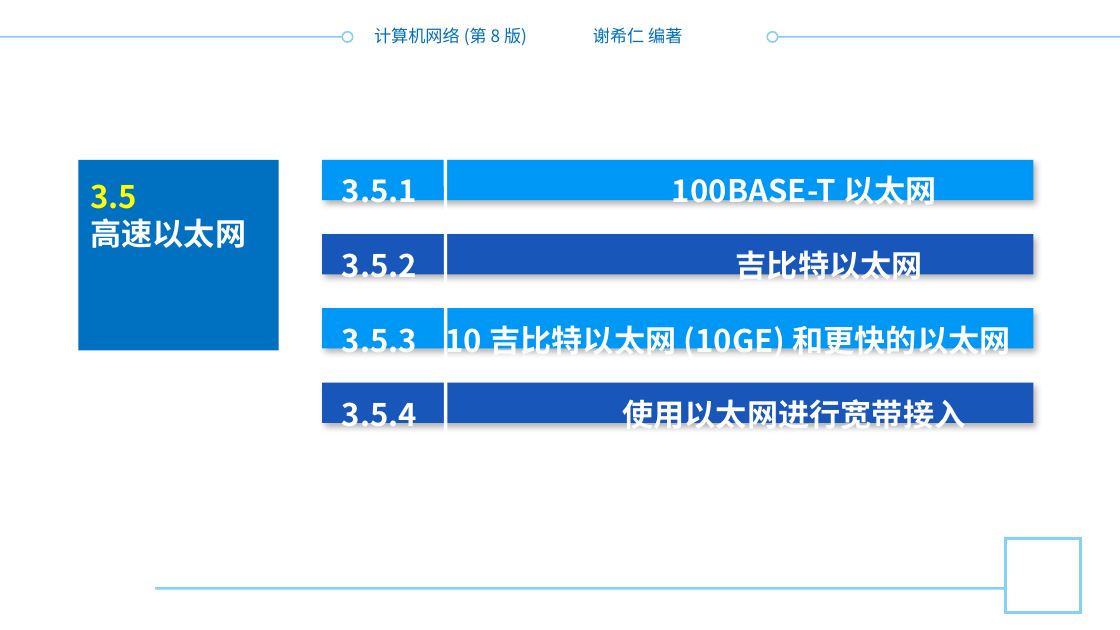
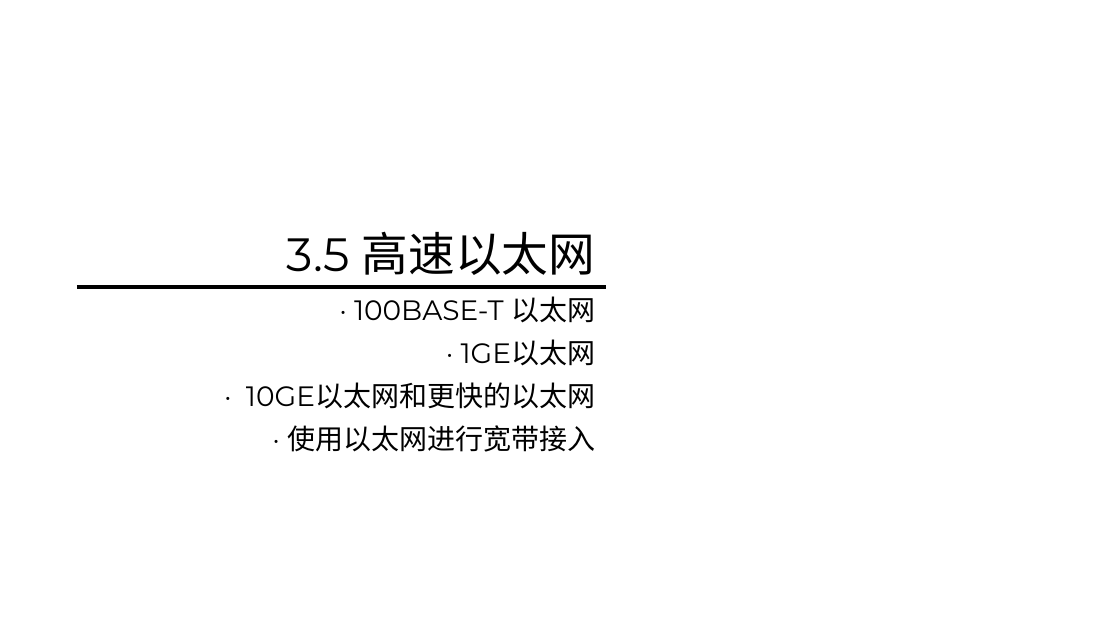
Before and after one commit to glplaman/glplaman.github.io, a slide deck: slide 138 of network/ppt/chap3.pptx (slide 137 before the commit). Drawn at 1120x630 pixels with LibreOffice and Linux fonts; fonts in the diff are those of the drawing; background and template pictures are left out. Boxes give left, top, right and bottom in pixels: in the first picture for what was removed or moved away, otherwise in the second. Text is boxed around its words. In the diff, an @@ line names an element or a change of style, - is before the commit and + after.

```diff
--- a/network/ppt/chap3.pptx
+++ b/network/ppt/chap3.pptx
@@ rectangle added at (0, 0, 1120, 68), fill #FFFFFF @@
@@ text removed at (374, 27, 527, 46) @@
-计算机网络 (第 8 版)
@@ text removed at (593, 27, 682, 44) @@
-谢希仁 编著
@@ line (0, 37) - (353, 37): stroke #84CFF5 1 pt to #7F131F 1 pt @@
@@ ellipse removed at (343, 31, 353, 41) @@
@@ line (767, 37) - (1120, 37): stroke #84CFF5 1 pt to #7F131F 1 pt @@
@@ ellipse removed at (767, 31, 777, 41) @@
@@ rectangle removed at (78, 160, 279, 351) @@
@@ rectangle removed at (323, 160, 1034, 200) @@
@@ text removed at (342, 171, 1010, 435) @@
-3.5.1 100BASE-T 以太网
-3.5.2 吉比特以太网
-3.5.3 10 吉比特以太网 (10GE) 和更快的以太网
-3.5.4 使用以太网进行宽带接入
@@ line removed from (446, 151) to (446, 439) @@
@@ title "3.5 高速以太网" at (287, 231, 595, 275): vertical alignment top to middle @@
@@ title at (287, 231, 595, 275): text changed; size 20 to 30 pt; font Noto Sans CJK SC to Montserrat; text colour #FFFFFF to #000000; bold off @@
-3.5
-高速以太网
+3.5 高速以太网
@@ rectangle removed at (323, 234, 1034, 274) @@
@@ line added from (77, 287) to (606, 287), #000000 2.5 pt @@
@@ text added at (246, 296, 595, 452), 18 pt, text #000000 @@
+· 100BASE-T 以太网
+· 1GE以太网
+· 10GE以太网和更快的以太网
+· 使用以太网进行宽带接入
@@ rectangle removed at (323, 308, 1034, 348) @@
@@ rectangle removed at (323, 383, 1034, 423) @@
@@ rectangle added at (0, 516, 1120, 630), fill #FFFFFF @@
@@ rectangle removed at (1006, 539, 1081, 614) @@
@@ line removed from (156, 588) to (1006, 588) @@
```
Also in this commit, not shown: 148 other slides changed, 2 slides added, 2 slides removed, 9 other files.
